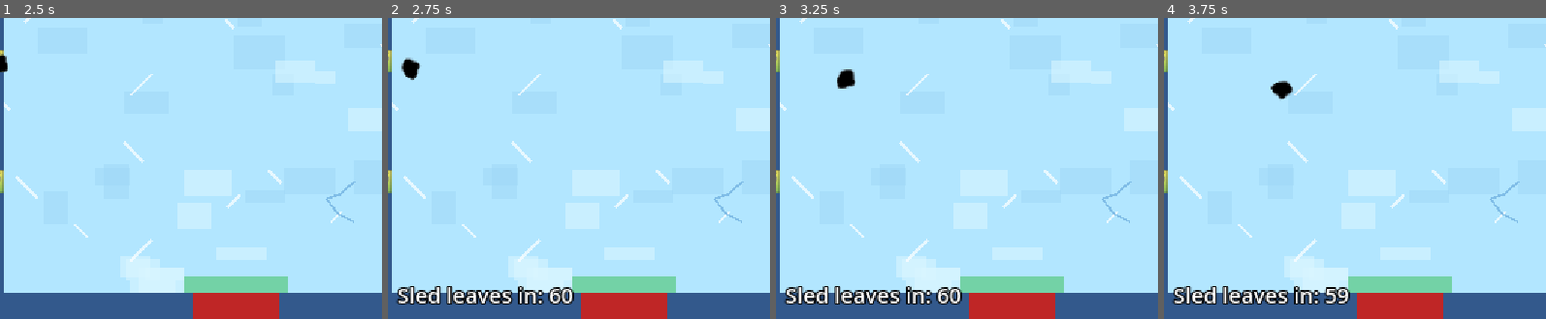
Above: before the commit, frames 1-4 (left to right).
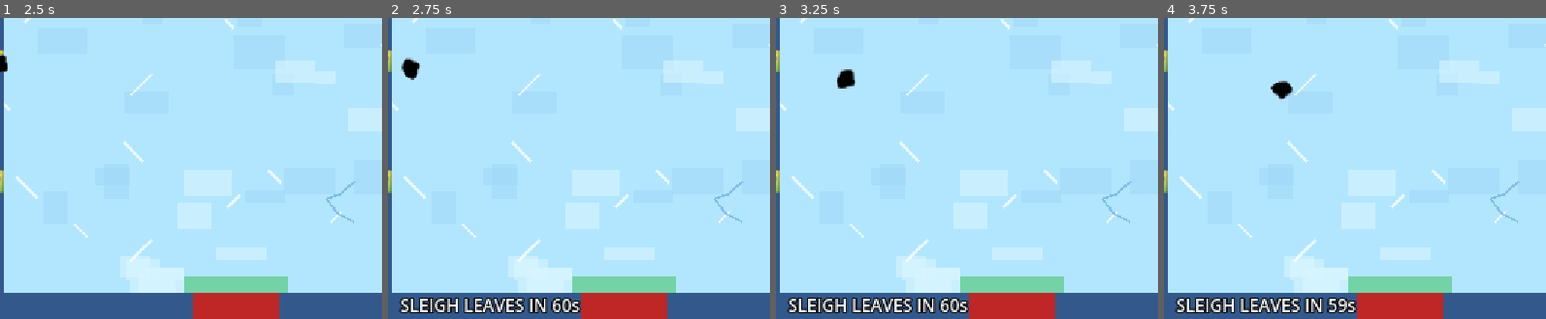
Above: after the commit, the same moments.

Repository: FredrikSundt-Hansen/game-jam-2026
Game: Godot game, scene res://menu.tscn
Two runs of this game, one before a commit and one after it. Both use one fixed random seed, a clock stepped at 60 frames per second and the inputs below.
Inputs:
- Up to frame 1 (2.5 s): tap Enter (ui_accept) at 0.5, 0.77, 1.52 s; hold Right (ui_right) 0.53-1.28 s; tap Keypad Enter at 0.6, 2.1 s; hold Down (ui_down) 1.28-2.03 s; tap Space at 1.35 s; hold Right (ui_right) from 2.03 s (still down)
- Up to frame 2 (2.75 s): keep holding Right (ui_right)
- Up to frame 3 (3.25 s): release Right (ui_right) at 2.78 s; hold Up (ui_up) from 2.78 s (still down); tap Space at 2.85 s; tap Enter (ui_accept) at 3.02 s
- Up to frame 4 (3.75 s): release Up (ui_up) at 3.53 s; hold Left (ui_left) from 3.53 s (still down); tap Keypad Enter at 3.6 s
The pictures show only the part of the screen within x 3-53%, y 50-100%; the shares and areas given below are measured in that part.

Frame 1 is identical in both runs. In frame 2, 3.3% of the frame differs, in the area x 2-51%, y 89-99%; in frame 3, 3.3%; in frame 4, 3.3%.

Commit message:
Improve sleigh timer text and position
Co-authored-by: Copilot <223556219+Copilot@users.noreply.github.com>

Diff:
--- a/main.gd
+++ b/main.gd
@@ -57,8 +57,8 @@
 	hearts.draw.connect(_draw_hearts)
 	layer.add_child(hearts)
 	sled_label = Label.new()
-	sled_label.position = Vector2(22, 392)
-	sled_label.add_theme_font_size_override("font_size", 15)
+	sled_label.position = Vector2(24, 402)
+	sled_label.add_theme_font_size_override("font_size", 12)
 	sled_label.add_theme_color_override("font_color", Color.WHITE)
 	sled_label.add_theme_color_override("font_outline_color", Color.BLACK)
 	sled_label.add_theme_constant_override("outline_size", 4)
@@ -108,7 +108,10 @@
 		return
 	label.text = "Score: %d" % score
 	if sled != null and sled.is_waiting():
-		sled_label.text = "Sled leaves in: %d" % ceili(sled.get_time_left())
+		var secs := ceili(sled.get_time_left())
+		sled_label.text = "SLEIGH LEAVES IN %ds" % secs
+		var urgent := secs <= 10 and int(elapsed * 3) % 2 == 0
+		sled_label.add_theme_color_override("font_color", Color(1, 0.3, 0.3) if urgent else Color.WHITE)
 	else:
 		sled_label.text = ""
 
--- a/menu.gd
+++ b/menu.gd
@@ -8,7 +8,7 @@
 
 1. Pick up gifts at the
    table (top).
-2. Carry them to the sled
+2. Carry them to the sleigh
    (bottom) before it leaves.
 3. Loaded gifts = points.
 4. Or give a gift to an angry
